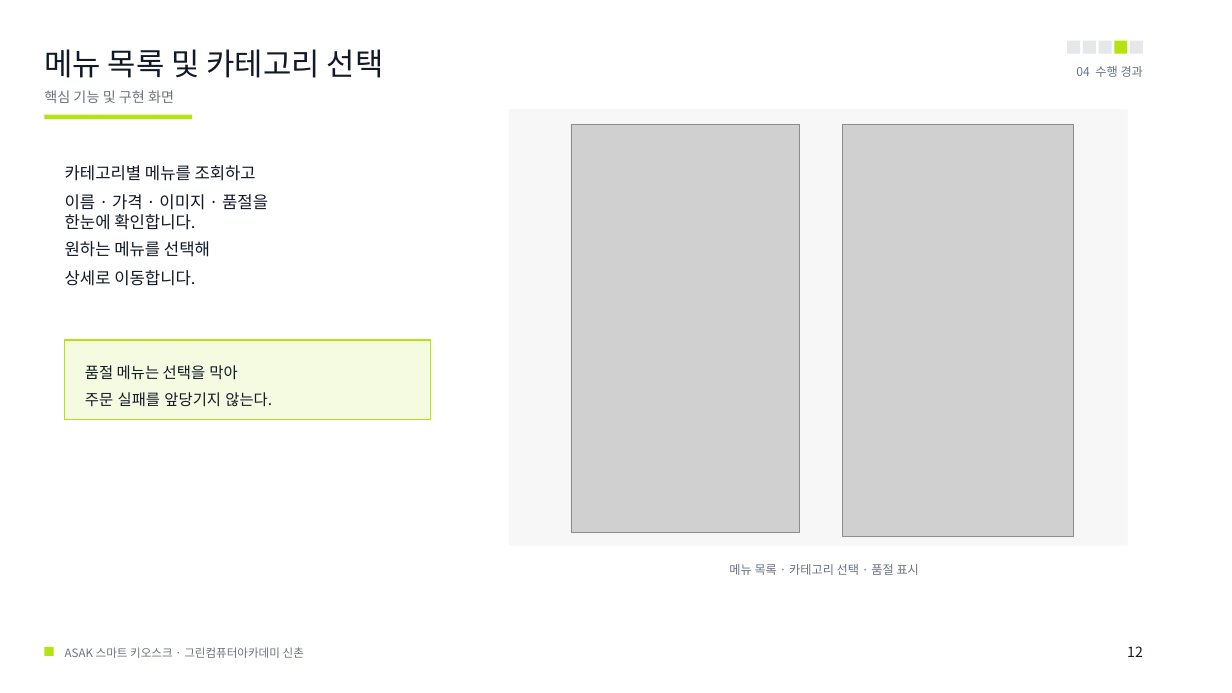
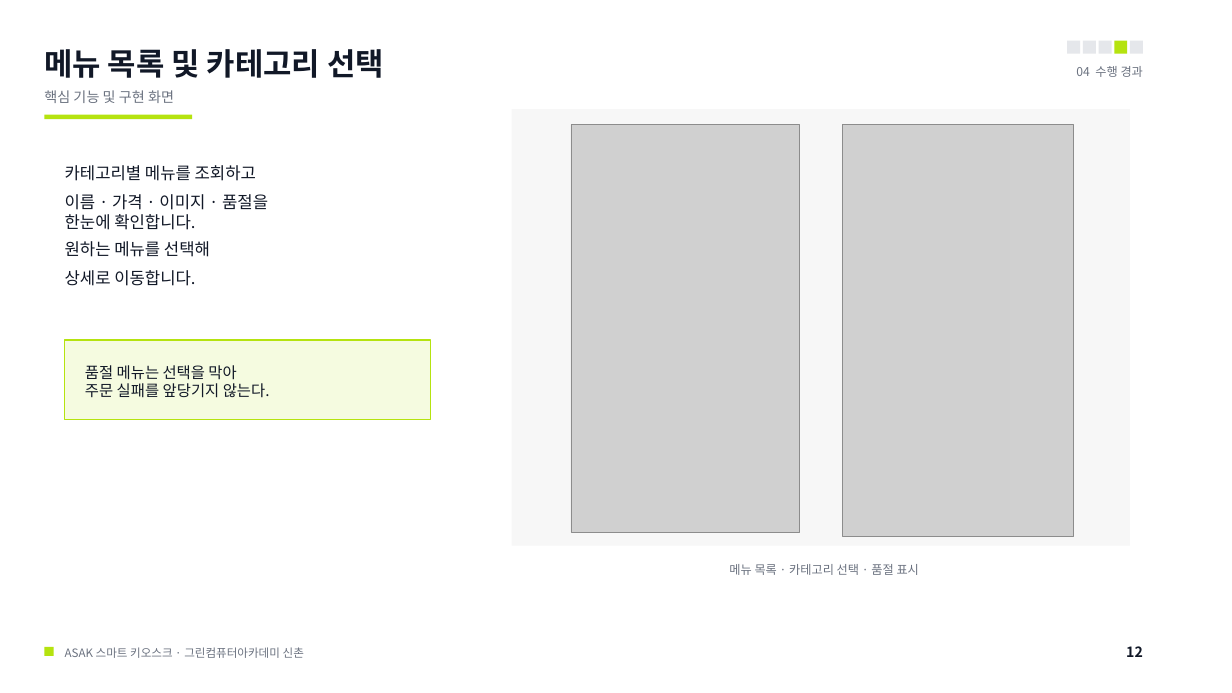
Before and after one commit to hagenie128/ASAK, a slide deck: slide 12 of docs/00_presentation/00_ppt/ASAK_샐러드_스마트키오스크.pptx. Drawn at 1232x693 pixels with LibreOffice and Linux fonts; fonts in the diff are those of the drawing; grey boxes stand for pictures. Boxes give left, top, right and bottom in pixels: in the first picture for what was removed or moved away, otherwise in the second. Text is boxed around its words. In the diff, an @@ line names an element or a change of style, - is before the commit and + after.

Commit message:
docs: 사이드 음료 메뉴 검증 문서와 발표자료 갱신

```diff
--- a/docs/00_presentation/00_ppt/ASAK_샐러드_스마트키오스크.pptx
+++ b/docs/00_presentation/00_ppt/ASAK_샐러드_스마트키오스크.pptx
@@ text "메뉴 목록 및 카테고리 선택" at [44,49,384,78]: bold on @@
@@ text at [85,383,270,398]: line spacing 1.45 to 1 @@
@@ text "12" at [1126,646,1143,657]: bold on @@
```
Also in this commit, not shown: 20 other slides changed, 1 other file.
